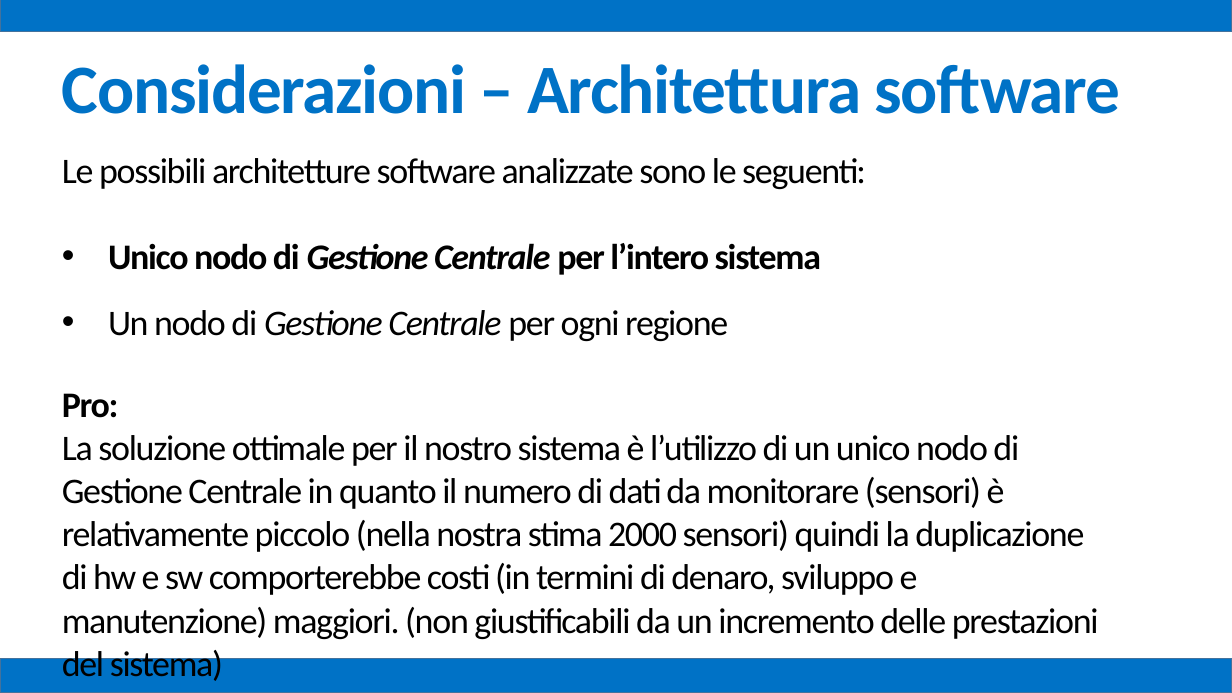
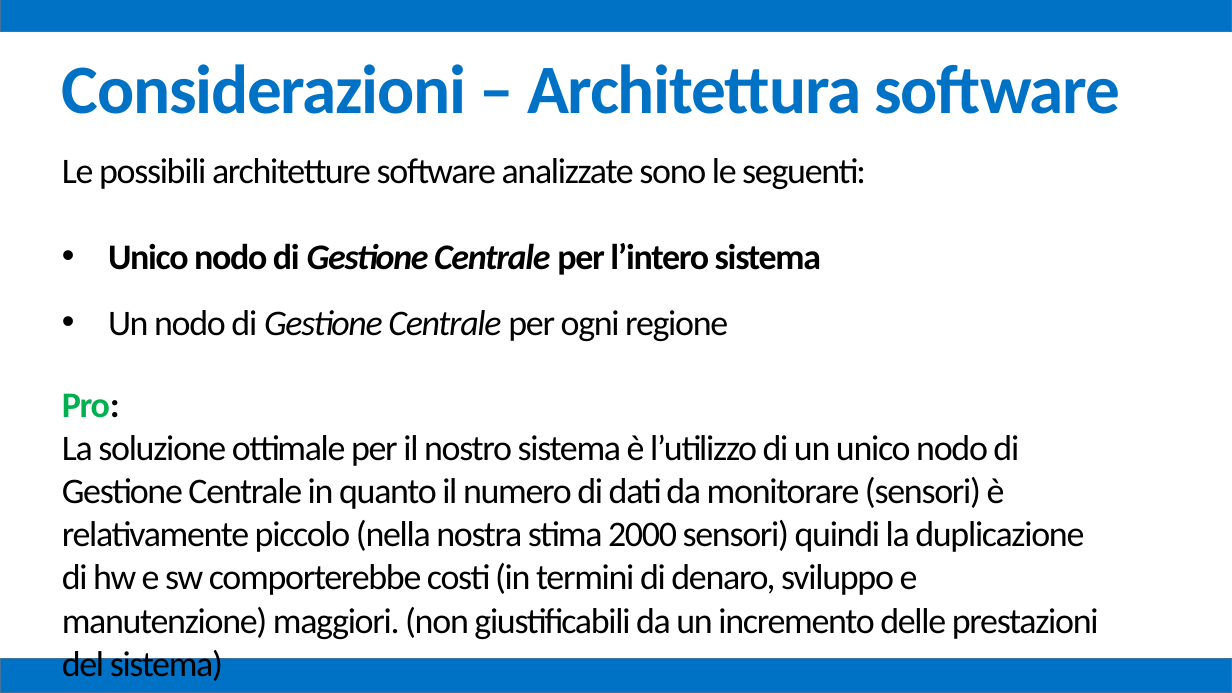
Before and after one commit to mz1991/ProgettoFebbraio2015, a slide deck: slide 91 of Febbraio 2015.pptx. Drawn at 1232x693 pixels with LibreOffice and Linux fonts; fonts in the diff are those of the drawing. Boxes give left, top, right and bottom in pixels: in the first picture for what was removed or moved away, otherwise in the second. Text is boxed around its words. In the diff, an @@ line names an element or a change of style, - is before the commit and + after.

Commit message:
font

```diff
--- a/Febbraio 2015.pptx
+++ b/Febbraio 2015.pptx
@@ text at (x1=62, y1=393, x2=120, y2=418): text colour #000000 to #00B050 in "Pro:" @@
```
Also in this commit, not shown: 33 other slides changed.
